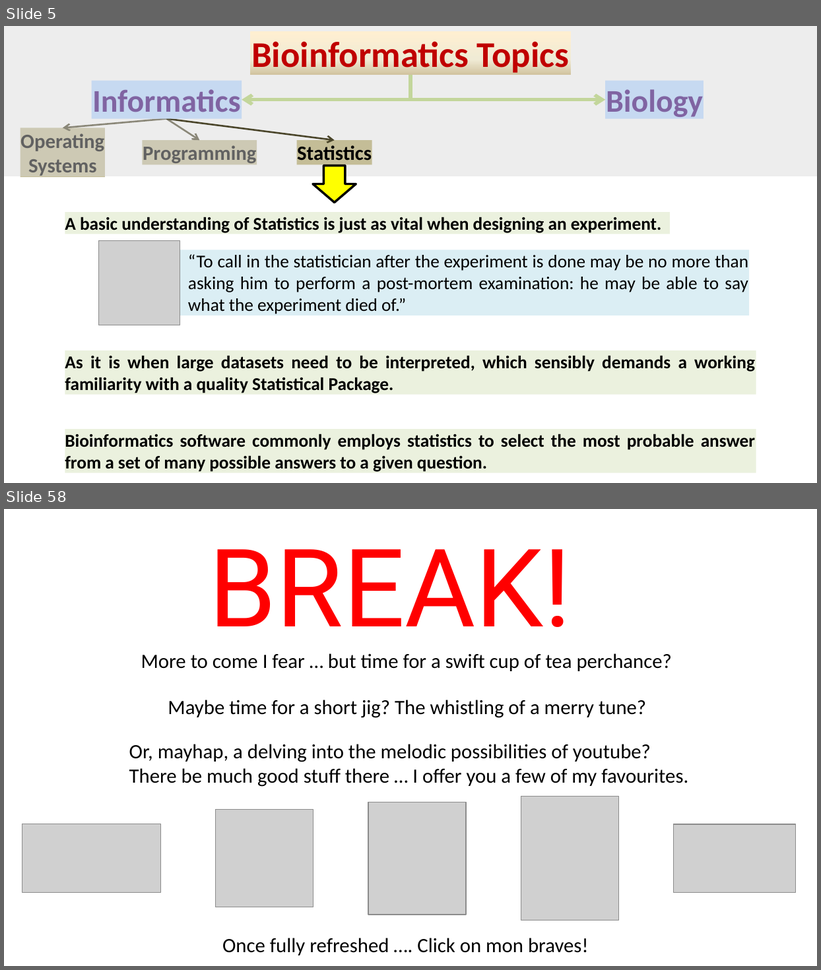
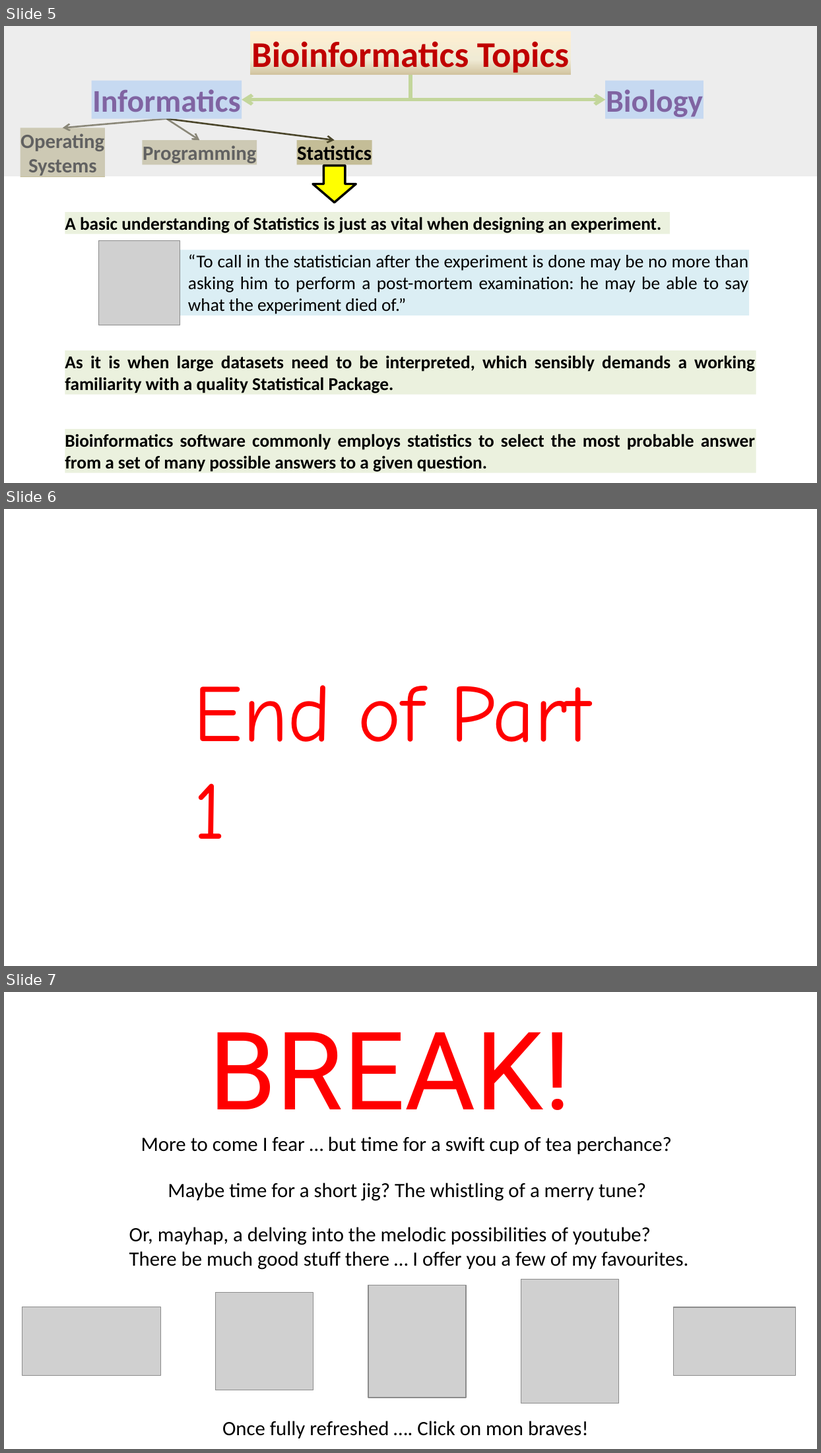
Before and after one commit to BioinformaticsTraining/Introduction-to-Bioinformatics, a slide deck: Presentations/01-Bioinformatics_Topics_Full/Part00/01-Bioinformatics_Topics.pptx. Shown one above the other, each under a label of ours: slides 5 and 58 before the commit, slides 5, 6 and 7 after it; the slides between them are not shown. The pictures are 821x970 and 821x1453 pixels, drawn with LibreOffice and Linux fonts; fonts in the diff are those of the drawing; grey boxes stand for pictures. Boxes give left, top, right and bottom in pixels: in the first picture for what was removed or moved away, otherwise in the second. Text is boxed around its words. In the diff, an @@ line names an element or a change of style, - is before the commit and + after.

Commit message:
Update pptx for part 1 topics - SA

```diff
--- a/Presentations/01-Bioinformatics_Topics_Full/Part00/01-Bioinformatics_Topics.pptx
+++ b/Presentations/01-Bioinformatics_Topics_Full/Part00/01-Bioinformatics_Topics.pptx
@@ slide 6 added at <box>4,509,817,966</box>, background #FFFFFF @@
@@ text added at <box>194,685,591,839</box>, 72 pt, text #FF0000 @@
+End of Part 1
@@ what was slide 58 is now slide 7 @@
```
Also in this commit, not shown: 52 slides removed, 1 other file.
